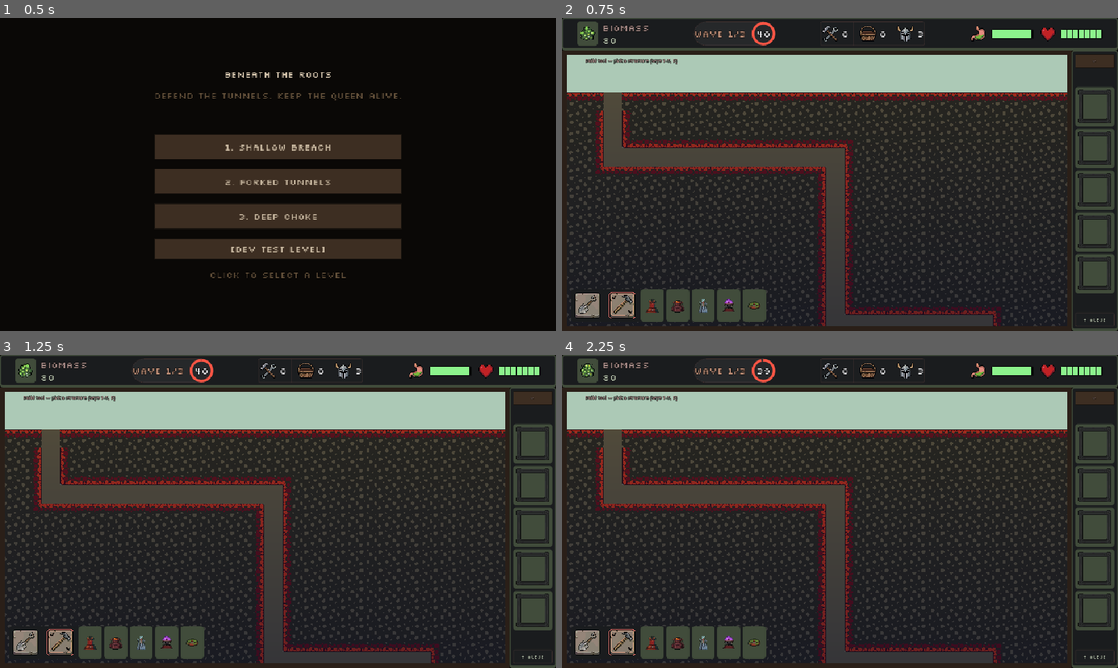
Above: before the commit, frames 1-4 (two rows, left to right).
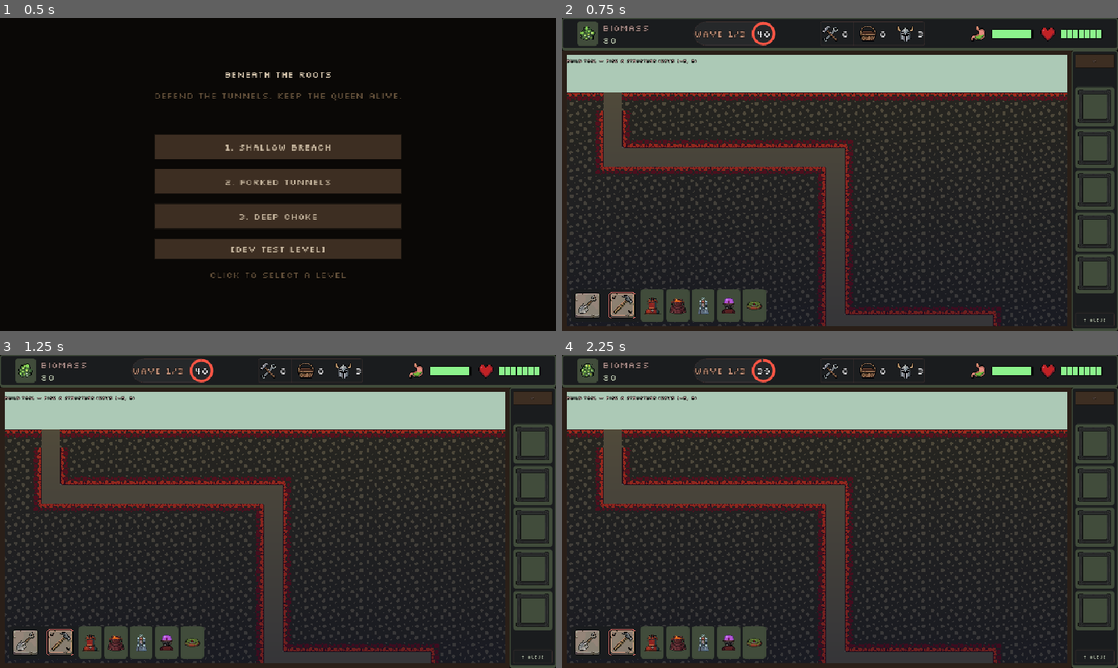
Above: after the commit, the same moments.

Repository: matiaspereiraobando/beneath-the-roots
Game: Godot game, scene res://scenes/menu.tscn
Same seed, same stepped clock (60 frames per second), same inputs: the game is played once before the commit and once after it.
Inputs (mouse positions are in pixels of both pictures, inside the frame that each line leads up to):
- Up to frame 1 (0.5 s): no input
- Up to frame 2 (0.75 s): click "1. Shallow Breach" at 0.5 s
- Up to frame 3 (1.25 s): no input
- Up to frame 4 (2.25 s): click (589, 642) at 1.25 s; click (623, 642) at 2 s

Frame 1 is identical in both runs. In frame 2, 0.6% of the frame differs, in the area x 0-36%, y 12-95%; in frame 3, 0.6%; in frame 4, 0.6%.

Commit message:
feat: integrate dynamic HUD theme application in macro_world
Add functionality to apply the game theme dynamically to the HUD elements in macro_world.gd. Introduce _apply_hud_theme and _resolve_game_theme methods to manage theme resolution and application. Update theme setup in theme_setup.gd to return the constructed theme for runtime use.

Diff:
--- a/scripts/autoload/theme_setup.gd
+++ b/scripts/autoload/theme_setup.gd
@@ -2,6 +2,10 @@
 ## Applies game theme + runtime pixel font (avoids requiring pre-imported .fontdata in repo).
 
 func _ready() -> void:
+	get_tree().root.theme = build_runtime_theme()
+
+
+static func build_runtime_theme() -> Theme:
 	var theme: Theme = load("res://assets/theme/game_theme.tres").duplicate()
 	var font := FontFile.new()
 	font.antialiasing = TextServer.FONT_ANTIALIASING_NONE
@@ -14,4 +18,6 @@
 	const HudThemeRes = preload("res://scripts/util/hud_theme.gd")
 	theme.set_font_size("font_size", "TooltipLabel", HudThemeRes.FONT_CAPTION)
 	theme.set_constant("outline_size", "TooltipLabel", HudThemeRes.OUTLINE_CAPTION)
-	get_tree().root.theme = theme
+	theme.set_color("font_color", "TooltipLabel", HudThemeRes.ON_SURFACE)
+	theme.set_color("font_outline_color", "TooltipLabel", Color.BLACK)
+	return theme
--- a/scripts/macro_world.gd
+++ b/scripts/macro_world.gd
@@ -6,6 +6,7 @@
 const HudThemeRes = preload("res://scripts/util/hud_theme.gd")
 const SpritePaths = preload("res://scripts/util/sprite_paths.gd")
 const ActionToolButton = preload("res://scripts/ui/action_tool_button.gd")
+const ThemeSetupScript = preload("res://scripts/autoload/theme_setup.gd")
 
 const BUILD_TYPES := ["spitter", "crusher", "needle", "gland"]
 const BUILD_LABELS := {
@@ -74,12 +75,35 @@
 	_load_textures()
 	_make_preview_textures()
 	tower_menu.visible = false
+	_apply_hud_theme()
 	_setup_world_ui()
 	_setup_toolbar()
 	_wire_signals()
 	get_viewport().size_changed.connect(_sync_toolbar_layout)
 	call_deferred("_sync_toolbar_layout")
 	call_deferred("_bootstrap_level")
+
+
+func _apply_hud_theme() -> void:
+	var theme := _resolve_game_theme()
+	if not theme:
+		return
+	for node in [_toolbar_panel, tower_menu]:
+		node.theme = theme
+
+
+func _resolve_game_theme() -> Theme:
+	var vp := get_viewport()
+	if vp is SubViewport:
+		var host: Node = vp.get_parent()
+		if host:
+			var main_theme: Theme = host.get_tree().root.theme
+			if main_theme:
+				return main_theme
+	var local_theme: Theme = get_tree().root.theme
+	if local_theme:
+		return local_theme
+	return ThemeSetupScript.build_runtime_theme()
 
 
 func _bootstrap_level() -> void:
@@ -619,6 +643,9 @@
 	_build_feedback.name = "BuildFeedback"
 	_build_feedback.horizontal_alignment = HORIZONTAL_ALIGNMENT_CENTER
 	_build_feedback.visible = false
+	var hud_theme := _resolve_game_theme()
+	if hud_theme:
+		_build_feedback.theme = hud_theme
 	$HudLayer.add_child(_build_feedback)
 	_build_feedback.set_anchors_preset(Control.PRESET_TOP_WIDE)
 	_build_feedback.offset_top = 4.0
